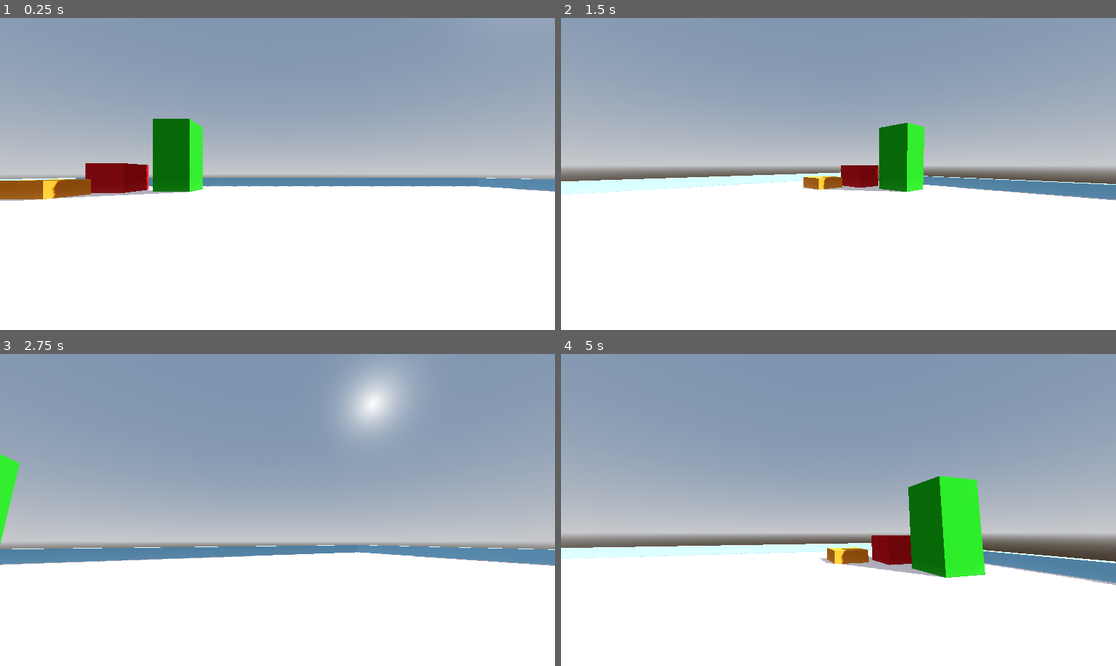
Above: before the commit, frames 1-4 (two rows, left to right).
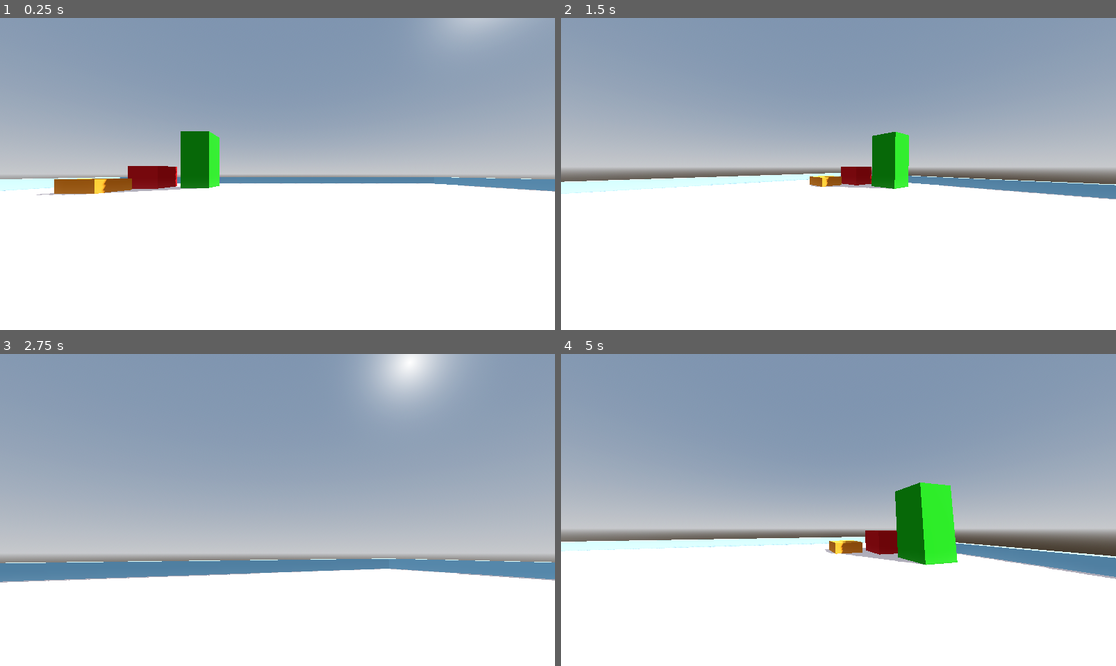
Above: after the commit, the same moments.

Repository: oudarya/murk
Game: Godot game, scene res://initial_setup_debug/debug_initial_level.tscn
The game is run twice, just before and just after one commit, with the same random seed, the same clock (stepped at 60 frames per second) and the same inputs. The project has no main scene, so this scene is started directly.
Inputs (mouse positions are in pixels of both pictures, inside the frame that each line leads up to):
- Up to frame 1 (0.25 s): no input
- Up to frame 2 (1.5 s): move the mouse to (866, 174) at 0.52 s; hold Right mouse button (sight_zoom, bound only after the commit) 0.53-1.28 s; hold W (forward) from 0.53 s (still down); tap Space (jump) at 0.77 s; move the mouse to (810, 174) at 1.27 s; tap Shift (sprint) at 1.35 s
- Up to frame 3 (2.75 s): keep holding W (forward); tap Space (jump) at 1.52 s; right-click (249, 510) at 1.55 s; move the mouse to (288, 503) at 2.02 s; hold Right mouse button (sight_zoom, bound only after the commit) from 2.03 s (still down)
- Up to frame 4 (5 s): keep holding W (forward); move the mouse to (832, 516) at 2.77 s; release Right mouse button (sight_zoom, bound only after the commit) at 2.78 s; right-click (832, 516) at 2.85 s; tap Space (jump) at 3.02, 3.77, 4.52 s; move the mouse to (877, 513) at 3.52 s; hold Shift (sprint) 3.53-4.28 s; right-click (877, 513) at 3.8 s; move the mouse to (794, 506) at 4.27 s; right-click (794, 506) at 4.35 s

The runs differ from the first frame. In frame 1, 5.0% of the frame differs, in the area x 0-100%, y 0-59%; in frame 2, 2.1%; in frame 3, 14%, in the area x 0-100%, y 0-74%; in frame 4, 11%.

Commit message:
sight zoom controlled by right mouse button implemented

Diff:
--- a/initial_setup_debug/player_fp.gd
+++ b/initial_setup_debug/player_fp.gd
@@ -14,6 +14,8 @@
 #fov variables
 var base_fov : float = 75.0
 var change_in_fov : float = 1.5
+
+var is_zoomed : bool = false
 
 #extended nodes as variables
 @onready var head : Node3D = $head
@@ -68,10 +70,18 @@
 	bob_def += delta * velocity.length() * float(is_on_floor())
 	player_camera.transform.origin = _player_head_bob(bob_def)
 
+	#sight zoom, controlled
+	var zoomed_fov : float = 100.00
+	var zoom_fov_step : float = 50.00
+	if Input.is_action_pressed("sight_zoom"):
+		zoomed_fov = zoomed_fov - zoom_fov_step
+	player_camera.set_fov(lerp(player_camera.fov, zoomed_fov, delta * 8.0))
+
 	#fov change with player motion
 	var velocity_clamped = clamp(velocity.length(), 0.5, 15.0)
 	var target_fov = base_fov + change_in_fov * velocity_clamped
-	player_camera.fov = lerp(player_camera.fov, target_fov, delta * 5.0)
+	if is_zoomed == false:
+		player_camera.fov = lerp(player_camera.fov, target_fov, delta * 5.0)
 
 	move_and_slide()
 
--- a/project.godot
+++ b/project.godot
@@ -55,3 +55,8 @@
 "events": [Object(InputEventKey,"resource_local_to_scene":false,"resource_name":"","device":-1,"window_id":0,"alt_press …(182 unchanged characters)…
 ]
 }
+sight_zoom={
+"deadzone": 0.5,
+"events": [Object(InputEventMouseButton,"resource_local_to_scene":false,"resource_name":"","device":-1,"window_id":0,"alt_pressed":false,"shift_pressed":false,"ctrl_pressed":false,"meta_pressed":false,"button_mask":2,"position":Vector2(174, 12),"global_position":Vector2(178, 53),"factor":1.0,"button_index":2,"canceled":false,"pressed":true,"double_click":false,"script":null)
+]
+}
